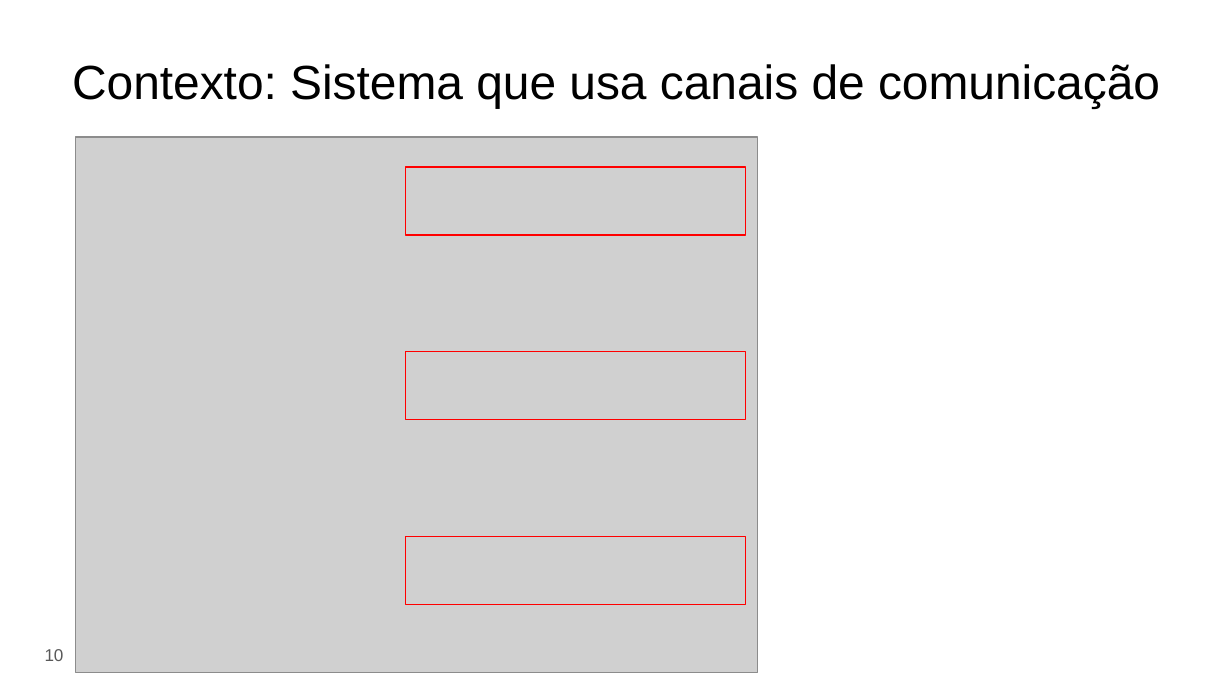
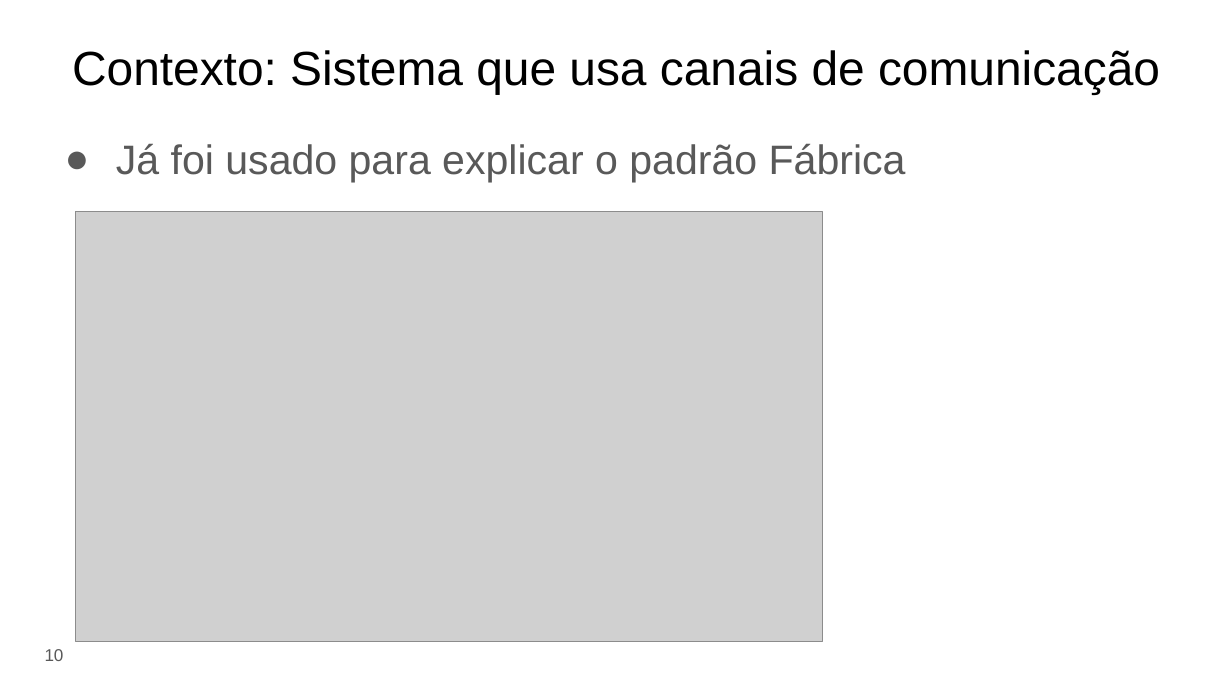
Before and after one commit to eduardocunha11/firstblog, a slide deck: slide 10 of aulas/gsi526/aula17-padroes-de-projeto.pptx. Drawn at 1232x693 pixels with LibreOffice and Linux fonts; fonts in the diff are those of the drawing; grey boxes stand for pictures. Boxes give left, top, right and bottom in pixels: in the first picture for what was removed or moved away, otherwise in the second. Text is boxed around its words. In the diff, an @@ line names an element or a change of style, - is before the commit and + after.

```diff
--- a/aulas/gsi526/aula17-padroes-de-projeto.pptx
+++ b/aulas/gsi526/aula17-padroes-de-projeto.pptx
@@ title "Contexto: Sistema que usa canais ...": place and size @@
-title "Contexto: Sistema que usa canais ..." at bbox=[72, 64, 1160, 108]
+title "Contexto: Sistema que usa canais ..." at bbox=[72, 50, 1160, 94]
@@ text added at bbox=[116, 143, 906, 182], 24 pt, text #595959 @@
+● Já foi usado para explicar o padrão Fábrica
@@ rectangle removed at bbox=[405, 168, 745, 235] @@
@@ picture: place and size @@
-picture at bbox=[76, 137, 759, 673]
+picture at bbox=[76, 211, 823, 641]
@@ rectangle removed at bbox=[405, 352, 745, 420] @@
@@ rectangle removed at bbox=[405, 537, 745, 605] @@
```
Also in this commit, not shown: 4 other slides changed, 47 slides added, 37 slides removed, 34 other files.
